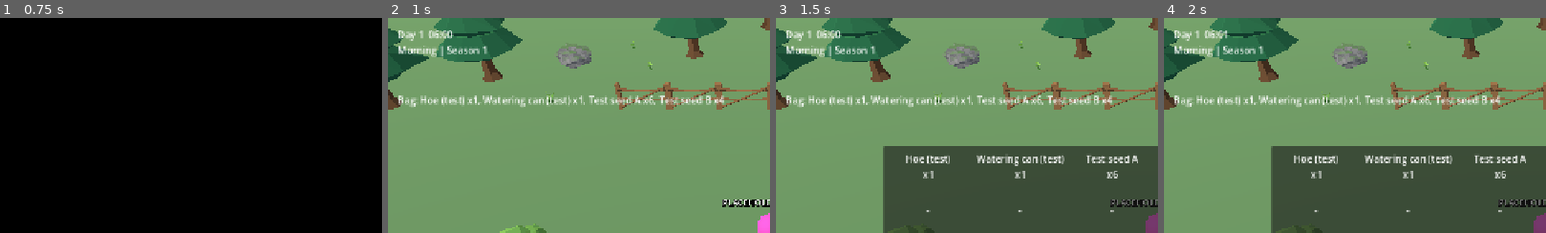
Above: before the commit, frames 1-4 (left to right).
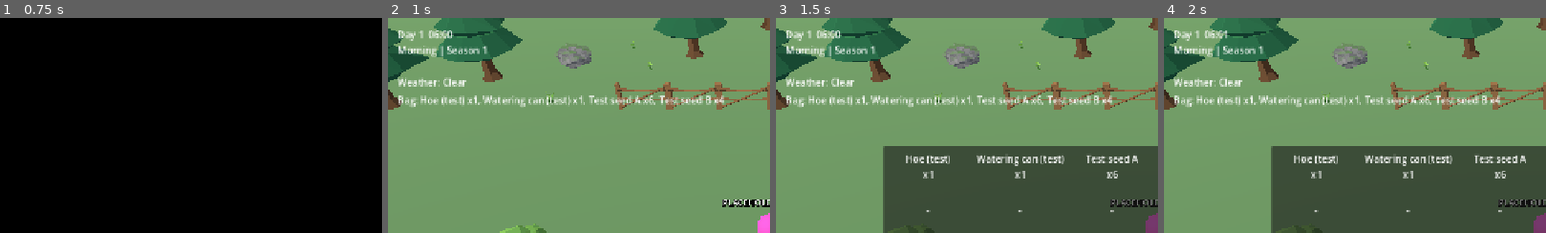
Above: after the commit, the same moments.

Repository: hadydaw/FARMING-ADVENTURE-NUSANTARA
Game: Godot game, scene res://game/boot/boot.tscn
The game is run twice, just before and just after one commit, with the same random seed, the same clock (stepped at 60 frames per second) and the same inputs.
Inputs:
- Up to frame 1 (0.75 s): click "Start (test starter world)" at 0.5 s
- Up to frame 2 (1 s): no input
- Up to frame 3 (1.5 s): click "Bag" at 1.25 s
- Up to frame 4 (2 s): no input
The pictures show only the part of the screen within x 0-50%, y 0-50%; the shares and areas given below are measured in that part.

Frame 1 is identical in both runs. In frame 2, 0.4% of the frame differs, in the area x 2-21%, y 27-32%; in frame 3, 0.4%; in frame 4, 0.4%.

Commit message:
Cuaca dasar deterministik (D-030 teknis, data uji sementara); hujan menyiram tanaman
Co-Authored-By: Claude Sonnet 5.5 <noreply@anthropic.com>
Claude-Session: https://claude.ai/code/session_011Entza5SoCyMwr8kuup11f

Diff:
--- a/game/core/data_registry.gd
+++ b/game/core/data_registry.gd
@@ -18,6 +18,8 @@
 	"world_props": "res://game/data/world_props.json",
 	"world_start_layout": "res://game/data/world_start_layout.json",
 	"items": "res://game/data/items.json",
+	"weather_types": "res://game/data/weather_types.json",
+	"weather_chances": "res://game/data/weather_chances.json",
 	"crops": "res://game/data/crops.json",
 	"farm_config": "res://game/data/farm_config.json",
 	"farm_plots": "res://game/data/farm_plots.json",
--- a/game/core/game_clock.gd
+++ b/game/core/game_clock.gd
@@ -94,6 +94,12 @@
 	return (day_index() / int(_config["days_per_season"])) % (_config["seasons"] as Array).size()
 
 
+## Musim pada indeks hari mana pun (0-based), tanpa mengubah jam.
+func season_id_for_day(day: int) -> String:
+	var seasons: Array = _config["seasons"]
+	return str(seasons[(maxi(day, 0) / int(_config["days_per_season"])) % seasons.size()])
+
+
 func season_id() -> String:
 	return str((_config["seasons"] as Array)[season_index()])
 
--- a/game/data/farm_config.json
+++ b/game/data/farm_config.json
@@ -1,4 +1,27 @@
 [
-	{"id": "default", "provisional": true, "note": "Nilai teknis sementara; ukuran inventory dan lahan belum diputuskan (D-036, D-023).", "inventory_slots": 24,
-	 "start_items": [{"item": "tool_hoe", "count": 1}, {"item": "tool_watering_can", "count": 1}, {"item": "seed_test_a", "count": 6}, {"item": "seed_test_b", "count": 4}]}
+	{
+		"id": "default",
+		"provisional": true,
+		"note": "Nilai teknis sementara; ukuran inventory dan lahan belum diputuskan (D-036, D-023).",
+		"inventory_slots": 24,
+		"start_items": [
+			{
+				"item": "tool_hoe",
+				"count": 1
+			},
+			{
+				"item": "tool_watering_can",
+				"count": 1
+			},
+			{
+				"item": "seed_test_a",
+				"count": 6
+			},
+			{
+				"item": "seed_test_b",
+				"count": 4
+			}
+		],
+		"world_seed": 20261117
+	}
 ]
--- /dev/null
+++ b/game/data/weather_chances.json
@@ -0,0 +1,35 @@
+[
+	{
+		"id": "season_1",
+		"provisional": true,
+		"note": "Peluang SEMENTARA untuk uji teknis; daftar cuaca, peluang, iklim per wilayah belum diputuskan (D-030).",
+		"weights": {
+			"clear": 80,
+			"rain": 20
+		}
+	},
+	{
+		"id": "season_2",
+		"provisional": true,
+		"weights": {
+			"clear": 60,
+			"rain": 40
+		}
+	},
+	{
+		"id": "season_3",
+		"provisional": true,
+		"weights": {
+			"clear": 90,
+			"rain": 10
+		}
+	},
+	{
+		"id": "season_4",
+		"provisional": true,
+		"weights": {
+			"clear": 70,
+			"rain": 30
+		}
+	}
+]
--- /dev/null
+++ b/game/data/weather_types.json
@@ -0,0 +1,14 @@
+[
+	{
+		"id": "clear",
+		"provisional": true,
+		"name_key": "WEATHER_CLEAR",
+		"waters_crops": false
+	},
+	{
+		"id": "rain",
+		"provisional": true,
+		"name_key": "WEATHER_RAIN",
+		"waters_crops": true
+	}
+]
--- a/game/farming/farm_actions.gd
+++ b/game/farming/farm_actions.gd
@@ -10,13 +10,15 @@
 
 ## Menentukan aksi yang akan dilakukan tanpa mengubah apa pun.
 ## Mengembalikan {action, reason, seed_item, crop}. action kosong bila tidak ada yang bisa dilakukan.
-static func decide(plot: FarmPlot, inventory: Inventory, season_id: String, crop_defs: Dictionary) -> Dictionary:
+static func decide(plot: FarmPlot, inventory: Inventory, season_id: String, crop_defs: Dictionary, raining: bool = false) -> Dictionary:
 	if plot.has_crop():
 		if plot.is_ready(crop_defs):
 			var def: Dictionary = crop_defs[plot.crop_id]
 			if not inventory.can_add(str(def["harvest_item"]), int(def["harvest_amount"])):
 				return _no("inventory_full")
 			return {"action": "harvest", "reason": "", "seed_item": "", "crop": plot.crop_id}
+		if raining:
+			return _no("raining")
 		if plot.watered:
 			return _no("already_watered")
 		if not inventory.has(TOOL_WATERING_CAN):
@@ -37,8 +39,8 @@
 
 
 ## Melakukan aksi hasil decide(). Mengembalikan {ok, action, reason}.
-static func perform(plot: FarmPlot, inventory: Inventory, season_id: String, crop_defs: Dictionary) -> Dictionary:
-	var d := decide(plot, inventory, season_id, crop_defs)
+static func perform(plot: FarmPlot, inventory: Inventory, season_id: String, crop_defs: Dictionary, raining: bool = false) -> Dictionary:
+	var d := decide(plot, inventory, season_id, crop_defs, raining)
 	var action := str(d["action"])
 	if action == "":
 		return {"ok": false, "action": "", "reason": d["reason"]}
--- a/game/farming/farming_session.gd
+++ b/game/farming/farming_session.gd
@@ -15,8 +15,19 @@
 var _clock: GameClock
 
 
-func _init(clock: GameClock, items: Array, crops: Array, plot_ids: Array, config: Dictionary) -> void:
+var world_seed: int = 0
+var weather_types: Dictionary = {}
+var weather_chances: Dictionary = {}
+
+
+func _init(clock: GameClock, items: Array, crops: Array, plot_ids: Array, config: Dictionary,
+		weather_type_rows: Array = [], weather_chance_rows: Array = [], seed_value: int = 0) -> void:
 	_clock = clock
+	world_seed = seed_value
+	for w in weather_type_rows:
+		weather_types[str(w["id"])] = w
+	for w in weather_chance_rows:
+		weather_chances[str(w["id"])] = w
 	for it in items:
 		item_defs[str(it["id"])] = it
 	for c in crops:
@@ -42,8 +53,25 @@
 		inventory.add(str(e["item"]), int(e["count"]))
 
 
-func _on_day_changed(_day: int) -> void:
-	grid.advance_day(false)  # cuaca/hujan belum ada (D-023 terbuka); selalu false
+## Cuaca pada hari tertentu (indeks hari, musim hari itu dihitung dari jam permainan).
+func weather_on_day(day: int) -> String:
+	return WeatherModel.weather_for(world_seed, day, _clock.season_id_for_day(day), weather_chances)
+
+func weather_today() -> String:
+	return weather_on_day(_clock.day_index())
+
+
+func is_raining_today() -> bool:
+	return _waters(weather_today())
+
+
+func _waters(weather_id: String) -> bool:
+	return bool(weather_types.get(weather_id, {}).get("waters_crops", false))
+
+
+## Hari berganti: tanaman tumbuh menurut penyiraman/hujan pada hari yang BARU BERAKHIR.
+func _on_day_changed(day: int) -> void:
+	grid.advance_day(_waters(weather_on_day(day - 1)))
 
 
 ## Aksi kontekstual pada petak. Mengembalikan hasil FarmActions.perform.
@@ -51,18 +79,18 @@
 	var plot := grid.plot(plot_id)
 	if plot == null:
 		return {"ok": false, "action": "", "reason": "unknown_plot"}
-	return FarmActions.perform(plot, inventory, _clock.season_id(), crop_defs)
+	return FarmActions.perform(plot, inventory, _clock.season_id(), crop_defs, is_raining_today())
 
 
 func preview(plot_id: String) -> Dictionary:
 	var plot := grid.plot(plot_id)
 	if plot == null:
 		return {"action": "", "reason": "unknown_plot"}
-	return FarmActions.decide(plot, inventory, _clock.season_id(), crop_defs)
+	return FarmActions.decide(plot, inventory, _clock.season_id(), crop_defs, is_raining_today())
 
 
 func to_dict() -> Dictionary:
-	return {"v": SAVE_VERSION, "inventory": inventory.to_dict(), "grid": grid.to_dict()}
+	return {"v": SAVE_VERSION, "world_seed": world_seed, "inventory": inventory.to_dict(), "grid": grid.to_dict()}
 
 
 ## Semua-atau-tidak: bila salah satu bagian tidak valid, status tidak berubah.
@@ -72,9 +100,12 @@
 	if typeof(data.get("inventory", null)) != TYPE_DICTIONARY or typeof(data.get("grid", null)) != TYPE_DICTIONARY:
 		return false
 	var backup := to_dict()
+	var old_seed := world_seed
 	if not inventory.from_dict(data["inventory"]):
 		return false
+	world_seed = int(data.get("world_seed", 0))
 	if not grid.from_dict(data["grid"]):
 		inventory.from_dict(backup["inventory"])
+		world_seed = old_seed
 		return false
 	return true
--- /dev/null
+++ b/game/farming/weather_model.gd
@@ -0,0 +1,31 @@
+class_name WeatherModel
+extends RefCounted
+## Cuaca harian deterministik: fungsi murni dari (world_seed, hari, musim) lewat
+## GameClock.daily_seed. Tidak memakai jam perangkat; memuat save pada hari yang sama
+## selalu memberi cuaca yang sama (D-055: tidak dapat diulang lewat muat-ulang).
+## Daftar cuaca dan peluang SEMENTARA (data uji; D-030 belum menetapkan detail).
+
+## weights: {weather_id: bobot >= 0}. Mengembalikan id cuaca, atau "" bila tidak ada bobot.
+static func pick(world_seed: int, day: int, weights: Dictionary) -> String:
+	var ids: Array = weights.keys()
+	ids.sort()  # urutan stabil lintas platform
+	var total := 0
+	for id in ids:
+		total += maxi(int(weights[id]), 0)
+	if total <= 0:
+		return ""
+	var rng := RandomNumberGenerator.new()
+	rng.seed = GameClock.daily_seed(world_seed, day)
+	var roll := rng.randi() % total
+	var acc := 0
+	for id in ids:
+		acc += maxi(int(weights[id]), 0)
+		if roll < acc:
+			return str(id)
+	return str(ids[-1])
+
+
+static func weather_for(world_seed: int, day: int, season_id: String, chances: Dictionary) -> String:
+	if not chances.has(season_id):
+		return ""
+	return pick(world_seed, day, chances[season_id]["weights"])
--- a/game/i18n/translations.csv
+++ b/game/i18n/translations.csv
@@ -123,3 +123,7 @@
 LOAD_OK,Dimuat,Loaded
 LOAD_NONE,Belum ada simpanan,No save found
 LOAD_FAIL,Simpanan tidak valid,Invalid save
+WEATHER_CLEAR,Cerah,Clear
+WEATHER_RAIN,Hujan,Rain
+HUD_WEATHER,Cuaca,Weather
+FARM_NO_RAINING,Hujan menyiram tanaman,Rain waters the crops
--- a/game/ui/hud/basic_hud.gd
+++ b/game/ui/hud/basic_hud.gd
@@ -8,6 +8,7 @@
 var _prompt_label: Label
 var _message_label: Label
 var _inventory_label: Label
+var _weather_label: Label
 var _joystick: TouchJoystick
 var _interact_button: ActionButton
 var _message_timer := 0.0
@@ -44,6 +45,11 @@
 	root.add_child(_inventory_label)
 	_inventory_label.set_anchors_and_offsets_preset(Control.PRESET_TOP_LEFT, Control.PRESET_MODE_MINSIZE, 0)
 	_inventory_label.position.y += 110
+
+	_weather_label = Label.new()
+	root.add_child(_weather_label)
+	_weather_label.set_anchors_and_offsets_preset(Control.PRESET_TOP_LEFT, Control.PRESET_MODE_MINSIZE, 0)
+	_weather_label.position.y += 80
 
 	var back := Button.new()
 	back.text = tr("COMMON_BACK")
@@ -149,3 +155,7 @@
 		l.vertical_alignment = VERTICAL_ALIGNMENT_CENTER
 		l.autowrap_mode = TextServer.AUTOWRAP_WORD_SMART
 		_bag_grid.add_child(l)
+
+
+func set_weather_text(text: String) -> void:
+	_weather_label.text = tr("HUD_WEATHER") + ": " + text
--- a/game/world/world_start.gd
+++ b/game/world/world_start.gd
@@ -57,6 +57,7 @@
 
 func _build_environment() -> void:
 	var sun := DirectionalLight3D.new()
+	sun.name = "Sun"
 	sun.rotation_degrees = Vector3(-50, -35, 0)
 	sun.light_energy = 1.1
 	add_child(sun)
@@ -67,6 +68,7 @@
 	env.ambient_light_color = Color(0.85, 0.9, 1.0)
 	env.ambient_light_energy = 0.7
 	var world_env := WorldEnvironment.new()
+	world_env.name = "WorldEnvironment"
 	world_env.environment = env
 	add_child(world_env)
 
@@ -216,8 +218,10 @@
 # --- Pertanian (Milestone 3, UJI TEKNIS: visual petak = kotak penanda sementara) ---
 
 func _build_farm() -> void:
+	var cfg: Dictionary = DataRegistry.get_row("farm_config", "default")
 	farming = FarmingSession.new(GameTime.clock, DataRegistry.rows("items"), DataRegistry.rows("crops"),
-		_plot_ids(), DataRegistry.get_row("farm_config", "default"))
+		_plot_ids(), cfg, DataRegistry.rows("weather_types"), DataRegistry.rows("weather_chances"),
+		int(cfg.get("world_seed", 0)))
 	var holder := Node3D.new()
 	holder.name = "FarmPlots"
 	add_child(holder)
@@ -282,6 +286,8 @@
 		var info := node.get_node("Info") as Label3D
 		info.text = "UJI: " + (tr("FARM_STATE_READY") if plot.is_ready(farming.crop_defs) else (tr("FARM_STATE_GROWING") if plot.has_crop() else (tr("FARM_STATE_TILLED") if plot.tilled else tr("FARM_STATE_RAW"))))
 	hud.set_inventory_text(inventory_text())
+	hud.set_weather_text(tr(str(farming.weather_types.get(farming.weather_today(), {}).get("name_key", "WEATHER_CLEAR"))))
+	_apply_weather_look(farming.is_raining_today())
 	var lines: Array = []
 	for sl in farming.inventory.slots():
 		lines.append("-" if (sl as Dictionary).is_empty() else "%s\nx%d" % [tr(str(farming.item_defs[sl["item"]]["name_key"])), int(sl["count"])])
@@ -341,3 +347,13 @@
 	refresh_farm_visuals()
 	hud.show_message(tr("LOAD_OK"))
 	return true
+
+
+func _apply_weather_look(raining: bool) -> void:
+	# Tampilan cuaca SEMENTARA: hujan = langit dan cahaya lebih gelap (belum ada partikel/aset).
+	var we := get_node_or_null("WorldEnvironment") as WorldEnvironment
+	if we != null:
+		we.environment.background_color = Color(0.45, 0.52, 0.60) if raining else Color(0.62, 0.78, 0.90)
+	var sun := get_node_or_null("Sun") as DirectionalLight3D
+	if sun != null:
+		sun.light_energy = 0.6 if raining else 1.1
--- /dev/null
+++ b/tests/unit/test_weather.gd
@@ -0,0 +1,89 @@
+extends TestCase
+
+func _session(clock: GameClock, seed_value: int) -> FarmingSession:
+	var ids: Array = []
+	for r in DataRegistry.rows("farm_plots"):
+		ids.append(str(r["id"]))
+	return FarmingSession.new(clock, DataRegistry.rows("items"), DataRegistry.rows("crops"), ids,
+		DataRegistry.get_row("farm_config", "default"), DataRegistry.rows("weather_types"),
+		DataRegistry.rows("weather_chances"), seed_value)
+
+
+func run() -> void:
+	# Data
+	var types := {}
+	for w in DataRegistry.rows("weather_types"):
+		types[str(w["id"])] = w
+		check(bool(w.get("provisional", false)), "cuaca ditandai sementara: %s" % w["id"])
+		check(tr(str(w["name_key"])) != str(w["name_key"]), "cuaca punya terjemahan: %s" % w["id"])
+	var chances := {}
+	for c in DataRegistry.rows("weather_chances"):
+		chances[str(c["id"])] = c
+		for k in c["weights"]:
+			check(types.has(k), "bobot merujuk cuaca ada: %s/%s" % [c["id"], k])
+	for s_id in DataRegistry.get_row("time_config", "default")["seasons"]:
+		check(chances.has(str(s_id)), "peluang ada untuk musim %s" % s_id)
+
+	# Determinisme
+	var w := {"clear": 70, "rain": 30}
+	check_eq(WeatherModel.pick(1, 5, w), WeatherModel.pick(1, 5, w), "hari sama, seed sama -> cuaca sama")
+	var diff := 0
+	for d in 200:
+		if WeatherModel.pick(1, d, w) != WeatherModel.pick(2, d, w):
+			diff += 1
+	check(diff > 20, "seed berbeda memberi urutan berbeda (%d beda)" % diff)
+	var rain := 0
+	for d in 2000:
+		if WeatherModel.pick(7, d, w) == "rain":
+			rain += 1
+	check(rain > 500 and rain < 700, "peluang hujan mendekati 30%% (%d/2000)" % rain)
+	check_eq(WeatherModel.pick(1, 1, {}), "", "tanpa bobot -> kosong")
+	check_eq(WeatherModel.pick(1, 1, {"a": 0, "b": 0}), "", "bobot nol -> kosong")
+	check_eq(WeatherModel.pick(1, 1, {"only": 5}), "only", "satu pilihan selalu terpilih")
+	check_eq(WeatherModel.weather_for(1, 1, "musim_tidak_ada", chances), "", "musim tak dikenal -> kosong")
+	var before := JSON.stringify([WeatherModel.pick(3, 10, w), WeatherModel.pick(3, 11, w)])
+	check_eq(JSON.stringify([WeatherModel.pick(3, 10, w), WeatherModel.pick(3, 11, w)]), before, "tidak bergantung urutan pemanggilan")
+
+	# Musim per hari
+	var clock := GameClock.new(DataRegistry.get_row("time_config", "default"))
+	check_eq(clock.season_id_for_day(0), "season_1", "hari 0 musim 1")
+	check_eq(clock.season_id_for_day(28), "season_2", "hari 28 musim 2")
+	check_eq(clock.season_id_for_day(112), "season_1", "setelah 4 musim kembali ke musim 1")
+
+	# Hujan menyiram tanaman; hari cerah tanpa siram tidak tumbuh
+	var seed_rain := -1
+	var seed_clear := -1
+	for sd in 400:
+		var wd := WeatherModel.weather_for(sd, 0, "season_1", chances)
+		if wd == "rain" and seed_rain < 0:
+			seed_rain = sd
+		if wd == "clear" and seed_clear < 0:
+			seed_clear = sd
+	check(seed_rain >= 0 and seed_clear >= 0, "ada seed uji hujan dan cerah di hari 0")
+
+	var c1 := GameClock.new(DataRegistry.get_row("time_config", "default"))
+	var s1 := _session(c1, seed_rain)
+	check(s1.is_raining_today(), "hari 0 hujan")
+	s1.act_on("plot_01"); s1.act_on("plot_01")  # cangkul, tanam
+	check_eq(str(s1.act_on("plot_01")["reason"]), "raining", "saat hujan tidak perlu menyiram")
+	c1.add_minutes(c1.minutes_per_day())
+	check_eq(s1.grid.plot("plot_01").stage, 1, "hujan memajukan tumbuh tanpa siram")
+
+	var c2 := GameClock.new(DataRegistry.get_row("time_config", "default"))
+	var s2 := _session(c2, seed_clear)
+	check(not s2.is_raining_today(), "hari 0 cerah")
+	s2.act_on("plot_01"); s2.act_on("plot_01")
+	c2.add_minutes(c2.minutes_per_day())
+	check_eq(s2.grid.plot("plot_01").stage, 0, "cerah tanpa siram: tidak tumbuh")
+
+	# Save/load menjaga world_seed -> cuaca sama
+	var s3 := _session(GameClock.new(DataRegistry.get_row("time_config", "default")), 0)
+	check(s3.from_dict(s2.to_dict()), "muat dengan world_seed")
+	check_eq(s3.world_seed, seed_clear, "world_seed dipulihkan")
+	for d in 30:
+		check_eq(s3.weather_on_day(d), s2.weather_on_day(d), "cuaca sama setelah muat (hari %d)" % d) if d < 3 else null
+	var same := true
+	for d in 60:
+		if s3.weather_on_day(d) != s2.weather_on_day(d):
+			same = false
+	check(same, "urutan cuaca 60 hari identik setelah muat")
Not shown, added: game/farming/weather_model.gd.uid
Binary file changed: game/i18n/translations.en.translation
Binary file changed: game/i18n/translations.id.translation
Not shown, added: tests/unit/test_weather.gd.uid
Not shown, changed: CHANGELOG.md
Not shown, changed: docs/project/PROGRESS_LOG.md
